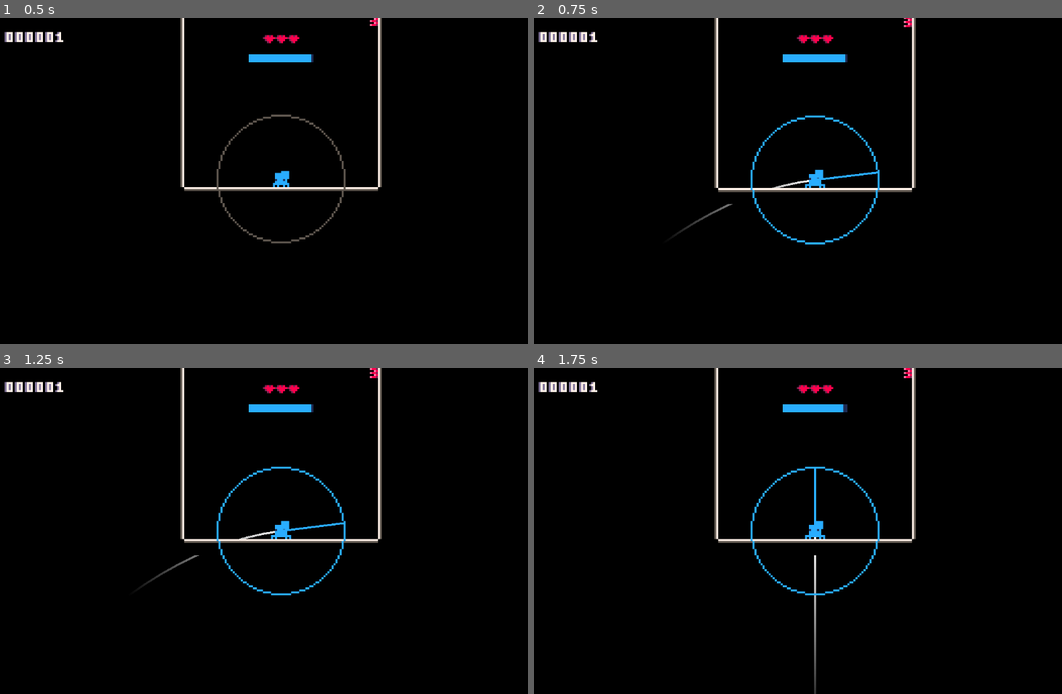
Above: before the commit, frames 1-4 (two rows, left to right).
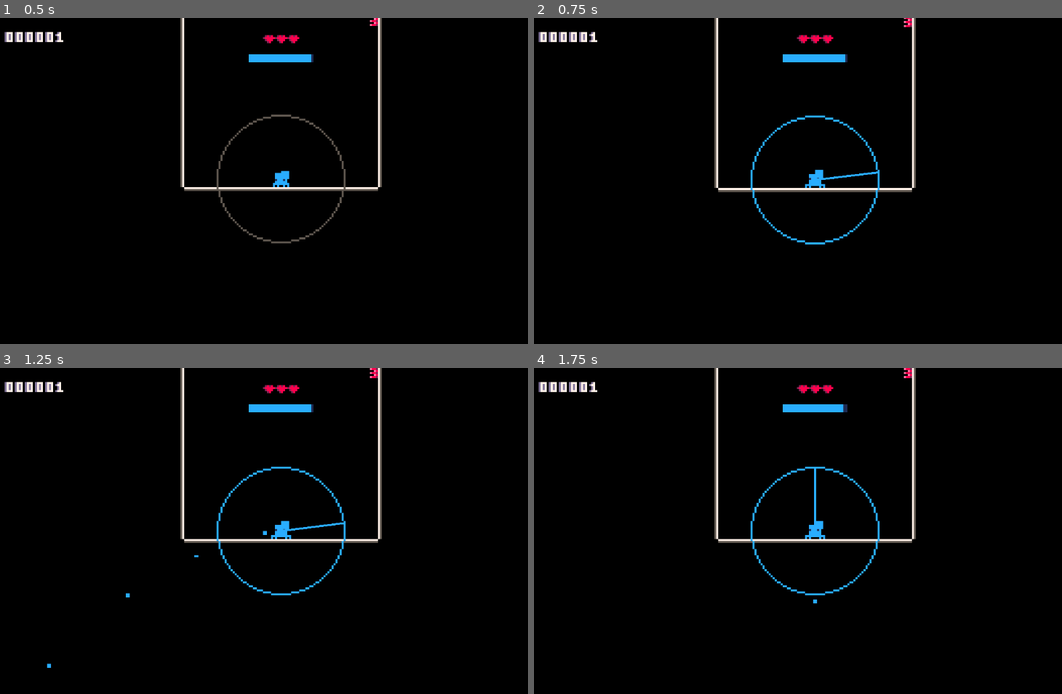
Above: after the commit, the same moments.

Repository: Flamenccio/spider-jump
Game: Godot game, scene res://game.tscn
Two runs of this game, one before a commit and one after it. Both use one fixed random seed, a clock stepped at 60 frames per second and the inputs below. The engine's default icon, where the game draws it, is replaced by a stand-in: a white triangle on a blue panel in a dark square.
Inputs (mouse positions are in pixels of both pictures, inside the frame that each line leads up to):
- Up to frame 1 (0.5 s): no input
- Up to frame 2 (0.75 s): tap Enter at 0.5 s; move the mouse to (940, 164) at 0.52 s; press the mouse at (940, 164) at 0.53 s; hold D (move_right) from 0.53 s (still down)
- Up to frame 3 (1.25 s): keep holding D (move_right)
- Up to frame 4 (1.75 s): release D (move_right) at 1.25 s; release the mouse at (940, 514) at 1.25 s; drag from (697, 547) to (813, 377) at 1.27 s

Frame 1 is identical in both runs. In frame 2, 0.1% of the frame differs, in the area x 26-53%, y 49-67%; in frame 3, 0.2%; in frame 4, 0.2%, in the area x 52-54%, y 51-100%.

Commit message:
replace line trajectory path with sprites

Diff:
--- a/parabola_particles.gd
+++ b/parabola_particles.gd
@@ -1,50 +1,81 @@
 extends Node2D
 
 @export var _origin: Node2D
-@export var _line: Line2D
-@export var _max_points: int = 10
+@export var _particle_prefab: PackedScene
+@export_range(0, 100) var _particle_count: int = 10
+
+var inactive_particles: Array[TrajectoryParticle]
+var active_particles: Array[TrajectoryParticle]
 
 var velocity: Vector2
 var acceleration: Vector2
-var active: bool = false
-var step = 0.05
+
+var activation_timer: Timer = Timer.new()
 
 const _HALF = 0.50
+const _ACTIVATION_FREQUENCY = 0.20
 
 func _ready() -> void:
+
+	# Instantiate prefabs
+	for i in range(_particle_count):
+		var instance = _particle_prefab.instantiate()
+		if instance is not TrajectoryParticle:
+			printerr('parabola particles: given prefab is not of type TrajectoryParticle')
+			instance.queue_free()
+			return
+		var particle = instance as TrajectoryParticle
+		particle.return_to_pool = _return_particle
+		particle.point_on_path = path
+		inactive_particles.push_back(particle)
+		add_child(particle)
+
+	# Set up timer
+	activation_timer.wait_time = _ACTIVATION_FREQUENCY
+	activation_timer.timeout.connect(_activate_next_particle)
+	add_child(activation_timer)
+
+	# Deactivate all
 	deactivate_trajectory()
 
 
 func path(t: float) -> Vector2:
 	var x = velocity.x * t + _HALF * acceleration.x * pow(t, 2.0)
 	var y = velocity.y * t + _HALF * acceleration.y * pow(t, 2.0)
-	return Vector2(x, y)
-
-
-func _get_points() -> Array[Vector2]:
-	var points: Array[Vector2] = []
-	var t = 0.0
-	var count = 0;
-	while count < _max_points:
-		count += 1
-		points.append(path(t).rotated(-_origin.rotation))
-		t += step
-	return points
-
-
-func show_trajectory(velocity: Vector2, acceleration: Vector2) -> void:
-	if not active: return
-	self.velocity = velocity
-	self.acceleration = acceleration
-	var points = _get_points()
-	_line.points = points
+	return Vector2(x, y) + _origin.global_position
 
 
 func activate_trajectory() -> void:
-	_line.show()
-	active = true
+	_activate_next_particle()
+	activation_timer.start()
 
 
 func deactivate_trajectory() -> void:
-	_line.hide()
-	active = false
+	activation_timer.stop()
+	for i in range(active_particles.size()):
+		var particle = active_particles.pop_front() as TrajectoryParticle
+		particle.deactivate_particle()
+		inactive_particles.push_back(particle)
+
+
+func _activate_next_particle() -> void:
+	var particle = inactive_particles.pop_front() as TrajectoryParticle
+	if particle == null:
+		print('parabola particles: ran out of particles!')
+		return
+	particle.global_position = _origin.global_position
+	particle.activate_particle()
+	active_particles.push_back(particle)
+
+
+func _update_trajectory(new_velocity: Vector2, new_acceleration: Vector2) -> void:
+	velocity = new_velocity
+	acceleration = new_acceleration
+
+
+func _return_particle(particle: TrajectoryParticle) -> void:
+	var index = active_particles.find(particle)
+	if index < 0:
+		return
+	var found = active_particles.pop_at(index)
+	inactive_particles.push_back(found)
--- a/scenes/parabola_particles.gdshader
+++ /dev/null
@@ -1,26 +0,0 @@
-shader_type canvas_item;
-
-uniform sampler2D dot_tex : source_color;
-uniform float dot_spacing = 15.0;
-uniform float dot_size = 15.0;
-
-void fragment() {
-	vec2 uv = FRAGCOORD.xy / SCREEN_PIXEL_SIZE;
-
-	uv = round(uv * dot_size) / dot_size;
-	float dist = sqrt(pow(uv.x, 2.0) + pow(uv.y, 2.0));
-
-	float d = mod(dist, dot_spacing);
-	if (d < 1.0){
-		vec4 color = texture(dot_tex, uv);
-		COLOR = color;
-	}
-	else{
-		discard;
-	}
-}
-
-//void light() {
-//	// Called for every pixel for every light affecting the CanvasItem.
-//	// Uncomment to replace the default light processing function with this one.
-//}
--- a/scenes/parabola_particles.tscn
+++ b/scenes/parabola_particles.tscn
@@ -1,18 +1,8 @@
 [gd_scene load_steps=3 format=3 uid="uid://bcwgm2lsqvudp"]
 
 [ext_resource type="Script" uid="uid://bacf6a7tv4tmt" path="res://parabola_particles.gd" id="1_y20c6"]
+[ext_resource type="PackedScene" uid="uid://dhqw28iqlebm3" path="res://scenes/trajectory_particle.tscn" id="2_nf7lu"]
 
-[sub_resource type="Gradient" id="Gradient_y20c6"]
-colors = PackedColorArray(1, 1, 1, 1, 1, 1, 1, 0)
-
-[node name="ParabolaParticles" type="Node2D" node_paths=PackedStringArray("_line")]
+[node name="ParabolaParticles" type="Node2D"]
 script = ExtResource("1_y20c6")
-_line = NodePath("Line2D")
-
-[node name="Line2D" type="Line2D" parent="."]
-width = 1.0
-gradient = SubResource("Gradient_y20c6")
-texture_mode = 1
-joint_mode = 1
-begin_cap_mode = 2
-end_cap_mode = 2
+_particle_prefab = ExtResource("2_nf7lu")
--- a/scenes/player.tscn
+++ b/scenes/player.tscn
@@ -660,7 +660,7 @@
 [connection signal="player_jumped" from="StateMachine/Aim" to="ParticleEmitter" method="spawn_jump_dust"]
 [connection signal="player_jumped" from="StateMachine/Aim" to="ParabolaParticles" method="deactivate_trajectory"]
 [connection signal="player_jumped" from="StateMachine/Aim" to="Dust" method="set_emitting" binds= [true]]
-[connection signal="trajectory_updated" from="StateMachine/Aim" to="ParabolaParticles" method="show_trajectory"]
+[connection signal="trajectory_updated" from="StateMachine/Aim" to="ParabolaParticles" method="_update_trajectory"]
 [connection signal="player_crawled" from="StateMachine/Crawl" to="LedgeClimb" method="set_active" binds= [true]]
 [connection signal="player_stopped_crawl" from="StateMachine/Crawl" to="LedgeClimb" method="set_active" binds= [false]]
 [connection signal="player_entered_idle" from="StateMachine/Idle" to="SafeState" method="_save_state"]
--- a/scenes/trajectory_particle.gdshader
+++ /dev/null
@@ -1,33 +0,0 @@
-shader_type canvas_item;
-
-uniform vec2 initial_velocity;
-uniform vec2 acceleration;
-const float half = 0.50;
-const float max_t = 2.0;
-
-void vertex() {
-	// Called for every vertex the material is visible on.
-}
-
-vec2 point(float t){
-	float x = initial_velocity.x * TIME + half * acceleration.x * pow(t, 2.0);
-	float y = initial_velocity.y * TIME + half * acceleration.y * pow(t, 2.0);
-	return vec2(x, y);
-}
-
-vec2 lin(float t){
-	return vec2(t, t);
-}
-
-void fragment() {
-	// Called for every pixel the material is visible on.
-	float t = mod(TIME, max_t);
-	//print('asdfsadf')
-	vec2 l = lin(t);
-	COLOR = texture(TEXTURE, vec2(pow(t * UV.x, 1.0 /3.0), UV.y));
-}
-
-//void light() {
-//	// Called for every pixel for every light affecting the CanvasItem.
-//	// Uncomment to replace the default light processing function with this one.
-//}
--- a/trajectory_particle.gd
+++ b/trajectory_particle.gd
@@ -1,4 +1,36 @@
 class_name TrajectoryParticle
 extends AnimatedSprite2D
 
-@export var shader_mat: ShaderMaterial
+var active: bool = false
+
+## Accepts float `t` as a parameter and returns a Vector2
+var point_on_path: Callable
+
+## Accepts a `TrajectoryParticle` as a parameter and has no return value
+var return_to_pool: Callable
+
+# When `t` reaches this value, the particle will deactivate
+const MAX_T: float = 1.0
+var t: float = 0.0
+
+func activate_particle() -> void:
+	active = true
+	play(&"default")
+	show()
+
+
+func deactivate_particle() -> void:
+	active = false
+	stop()
+	t = 0.0
+	return_to_pool.call(self as TrajectoryParticle)
+	hide()
+
+
+func _process(delta: float) -> void:
+	if not active: return
+	if t >= MAX_T:
+		deactivate_particle()
+	var point = point_on_path.call(t) as Vector2
+	global_position = point
+	t += delta
Not shown, removed: scenes/parabola_particles.gdshader.uid
Not shown, removed: scenes/trajectory_particle.gdshader.uid
